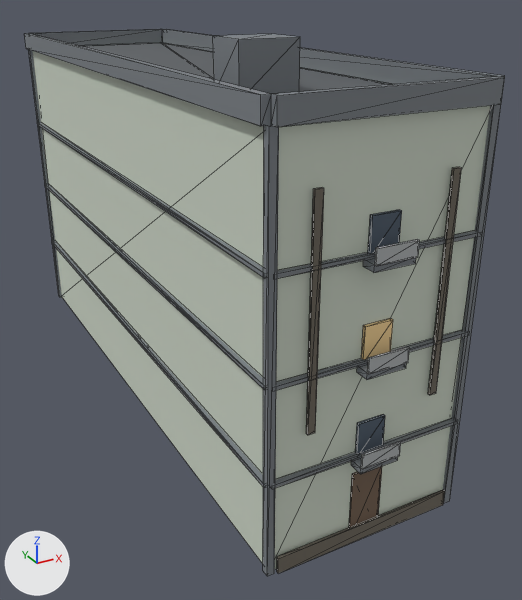
The glTF model public/buildings/lot_1x3.glb: old version first, new version second.
The view is the same before and after, from a 50 mm lens placed at (-7.8, -13.7, 15.3), pointed at (4.6, 8.8, 4.0). Lighting does not change. The marker at lower left points along +X, +Y and +Z. The older version comes first. Mesh edges are drawn as thin lines. Vertices at exactly the same position are counted once.

In view in the first picture: 'lot_1x3'.
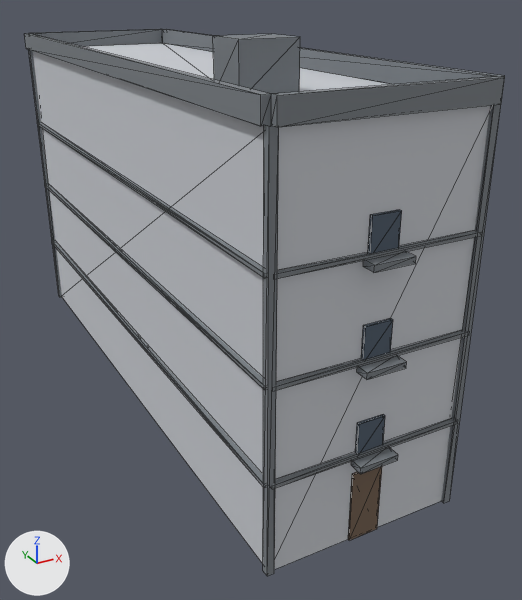
Where the change shows, as pixel boxes [x1, y1, x2, y2] in the pictures (522 x 600 px):
part 1 of me_lot_1x3, deleted: before [306, 187, 324, 435]
part 2 of me_lot_1x3, deleted: before [82, 43, 392, 92]
part 3 of me_lot_1x3, deleted: before [428, 167, 461, 395]
part 4 of me_lot_1x3, deleted: before [277, 490, 445, 573]
part 5 of me_lot_1x3, deleted: before [361, 441, 401, 469]
part 6 of me_lot_1x3, deleted: before [367, 347, 410, 374]
part 7 of me_lot_1x3, deleted: before [375, 239, 420, 266]
part 8 of me_lot_1x3, recoloured (beige to greyish blue): [361, 318, 393, 360] in both

Patch to the scene script:
```diff
--- a/public/buildings/lot_1x3.glb.py
+++ b/public/buildings/lot_1x3.glb.py
@@ me_lot_1x3 @@
 # used by ob_lot_1x3; location = (0.0, 0.0, 0.0)
 # verts and faces of me_lot_1x3; kept vertices keep their numbers, new ones are numbered from 278
 # before: 48 (2.6, -0.6, 3.0) at pixel (360, 468), 49 (3.9, -0.6, 3.0), 220 (2.6, -0.6, 3.0) at pixel (362, 469), 221 (3.9, -0.6, 3.0) at pixel (399, 455), 222 (2.6, -0.6, 3.5) at pixel (363, 455)
 # before: 223 (3.9, -0.6, 3.5) at pixel (400, 442), 224 (3.9, -0.6, 3.5) at pixel (399, 441), 225 (2.6, -0.6, 3.5) at pixel (361, 454)
 # before: 56 (2.6, -0.6, 6.0) at pixel (367, 373), 57 (3.9, -0.6, 6.0), 226 (2.6, -0.6, 6.0) at pixel (368, 374), 227 (3.9, -0.6, 6.0) at pixel (408, 362), 228 (2.6, -0.6, 6.4) at pixel (369, 358)
 # before: 229 (3.9, -0.6, 6.4) at pixel (409, 347), 230 (3.9, -0.6, 6.4) at pixel (408, 346), 231 (2.6, -0.6, 6.4) at pixel (368, 357)
 # before: 64 (2.6, -0.6, 9.0) at pixel (374, 265), 65 (3.9, -0.6, 9.0) at pixel (416, 256), 232 (2.6, -0.6, 9.0) at pixel (376, 266), 233 (3.9, -0.6, 9.0) at pixel (418, 257), 234 (2.6, -0.6, 9.4) at pixel (377, 248)
 # before: 235 (3.9, -0.6, 9.4) at pixel (419, 240), 236 (3.9, -0.6, 9.4) at pixel (417, 239), 237 (2.6, -0.6, 9.4) at pixel (375, 247)
-me_lot_1x3.from_pydata(...)  # 278 vertices, 444 faces; spans x -0.2..6.8, y -0.6..22.8, z 0.0..14.0
+me_lot_1x3.from_pydata(...)  # 220 vertices, 348 faces; spans x -0.2..6.8, y -0.6..22.8, z 0.0..14.0
+# me_lot_1x3 part 1: the loose piece of 8 vertices spanning x 1.0..1.3, y -0.2..-0.1, z 4.4..11.0 is deleted
+# me_lot_1x3 part 2: the loose piece of 8 vertices spanning x 0.2..6.3, y 0.2..22.3, z 12.5..12.6 is deleted
+# me_lot_1x3 part 3: the loose piece of 8 vertices spanning x 5.2..5.4, y -0.2..-0.1, z 4.4..11.0 is deleted
+# me_lot_1x3 part 4: the loose piece of 8 vertices spanning x 0.2..6.3, y -0.2..-0.1, z 0.0..0.6 is deleted
+# me_lot_1x3 part 5
+delete_vertices([*range(220, 226)])  # with the faces that use them
+# me_lot_1x3 part 6
+delete_vertices([*range(226, 232)])  # with the faces that use them
+# me_lot_1x3 part 7
+delete_vertices([*range(232, 238)])  # with the faces that use them
+# me_lot_1x3 part 8: 12 faces spanning x 2.8..3.7, y -0.1..0.0, z 6.0..7.1 switch from mat_lot_1x3_lit_glass (beige #f9d799) to mat_lot_1x3_glass (greyish blue #505d6c)
+# other edits to the shape of me_lot_1x3 do not show in these pictures
 me_lot_1x3.materials.append(mat_lot_1x3)
-me_lot_1x3.materials.append(mat_lot_1x3_roof_felt)  # dark grey #595d61
 me_lot_1x3.materials.append(mat_lot_1x3_trim)
 me_lot_1x3.materials.append(mat_lot_1x3_door)
-me_lot_1x3.materials.append(mat_lot_1x3_metal)  # grey #b1b5b6
-me_lot_1x3.materials.append(mat_lot_1x3_dirt)  # brown #6f695d
```
